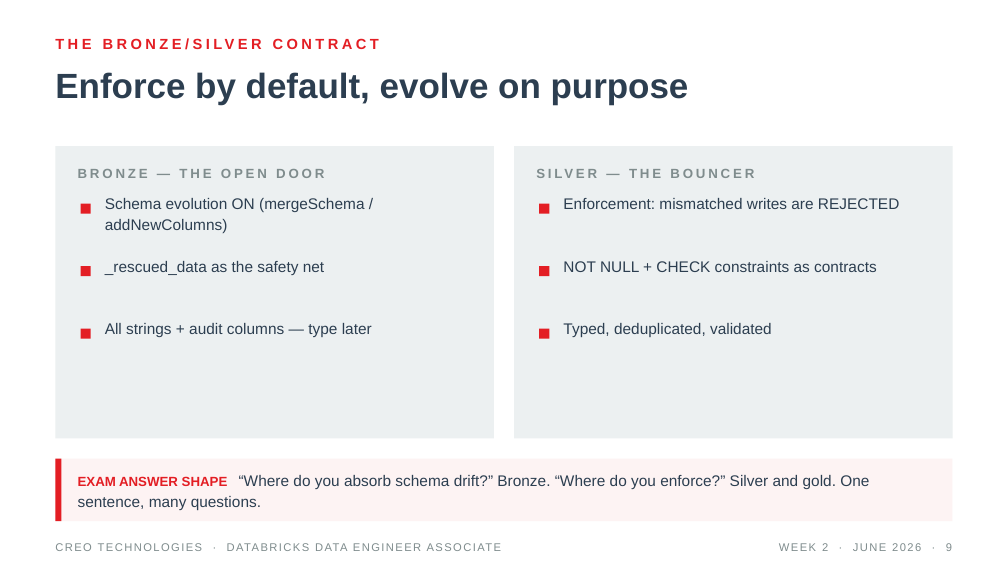
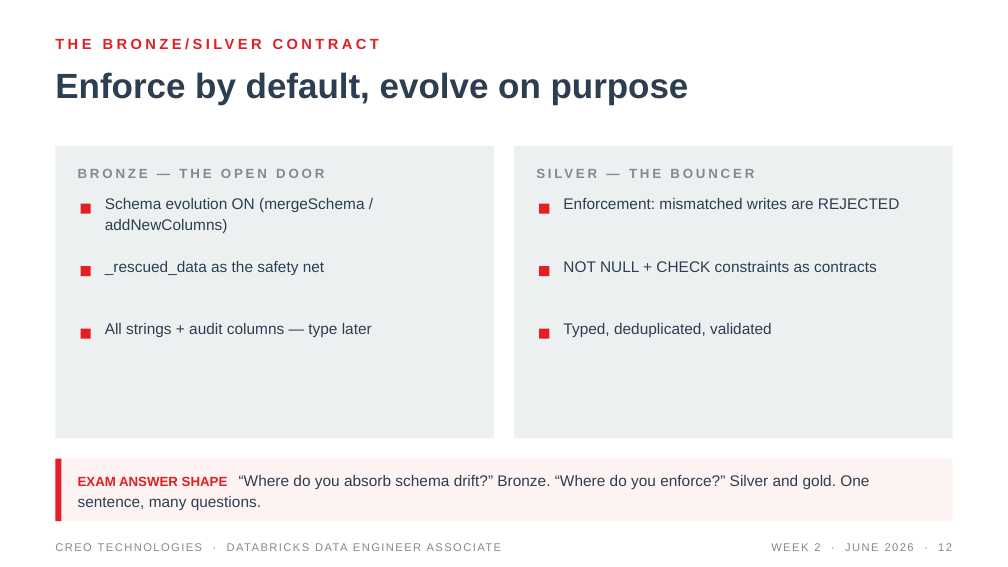
Before and after one commit to tatwan/Databricks_DE_Associate, a slide deck: slide 15 of slides/Week2_Ingestion_Transformations.pptx (slide 9 before the commit). Drawn at 1008x567 pixels with LibreOffice and Linux fonts; fonts in the diff are those of the drawing. Boxes give left, top, right and bottom in pixels: in the first picture for what was removed or moved away, otherwise in the second. Text is boxed around its words. In the diff, an @@ line names an element or a change of style, - is before the commit and + after.

Commit message:
updates to Week 2 slides and notebook

```diff
--- a/slides/Week2_Ingestion_Transformations.pptx
+++ b/slides/Week2_Ingestion_Transformations.pptx
@@ text at (771, 543, 952, 551): text changed @@
-WEEK 2 · JUNE 2026 · 9
+WEEK 2 · JUNE 2026 · 12
```
Also in this commit, not shown: 13 other slides changed, 7 slides added, 1 other file.
